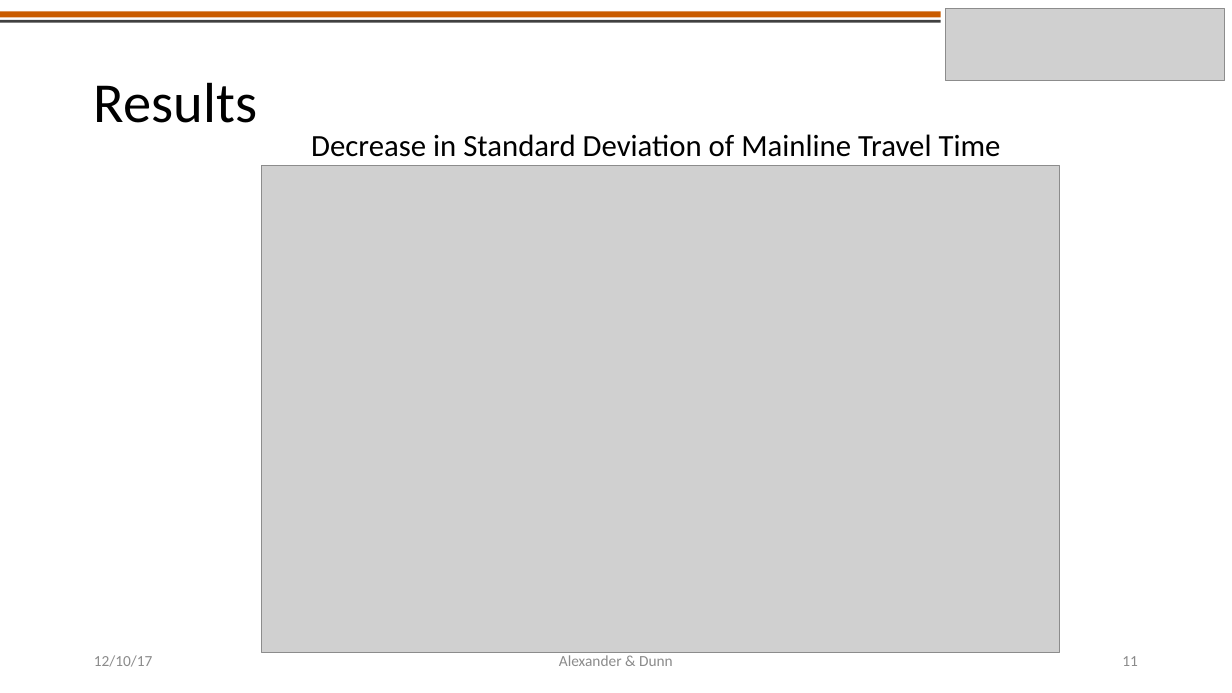
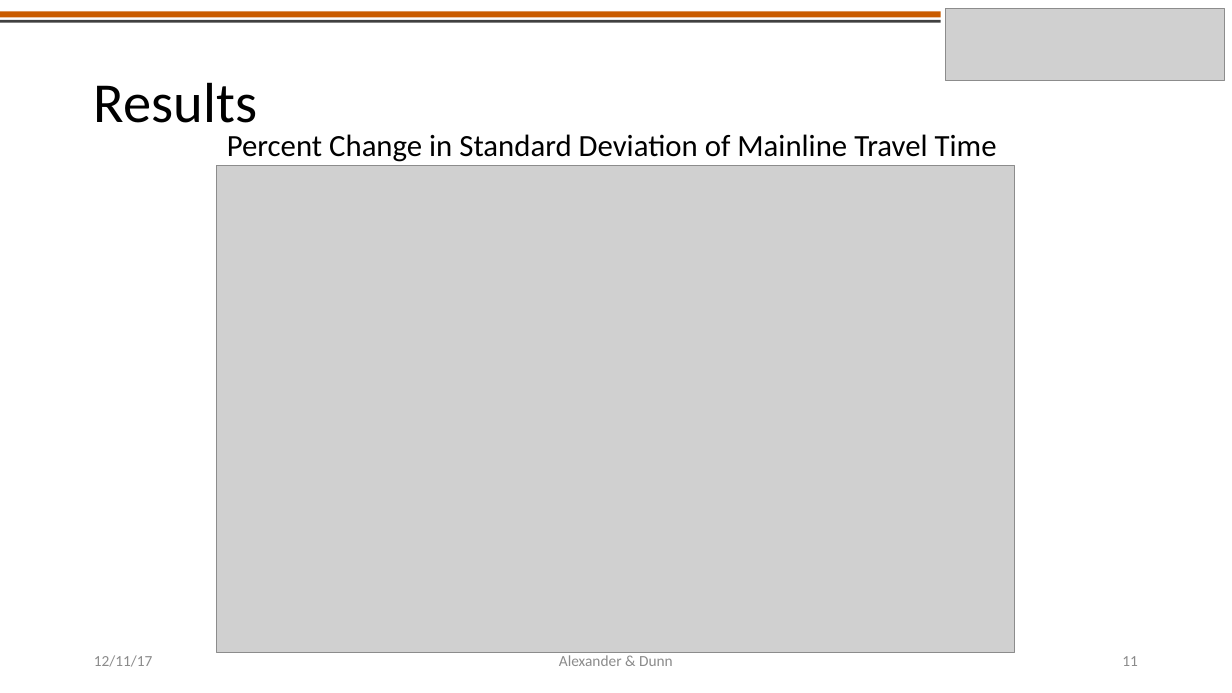
Before and after one commit to americalexander/mrFinishLine, a slide deck: slide 11 of CE391F_project_presentation_alexander_dunn.pptx. Drawn at 1232x693 pixels with LibreOffice and Linux fonts; fonts in the diff are those of the drawing; grey boxes stand for pictures. Boxes give left, top, right and bottom in pixels: in the first picture for what was removed or moved away, otherwise in the second. Text is boxed around its words. In the diff, an @@ line names an element or a change of style, - is before the commit and + after.

Commit message:
final edits to presentation

```diff
--- a/CE391F_project_presentation_alexander_dunn.pptx
+++ b/CE391F_project_presentation_alexander_dunn.pptx
@@ text at bbox=[227, 134, 997, 162]: text changed @@
-Decrease in Standard Deviation of Mainline Travel Time
+Percent Change in Standard Deviation of Mainline Travel Time
@@ picture: place and size @@
-picture at bbox=[262, 165, 1060, 653]
+picture at bbox=[217, 165, 1016, 653]
@@ text at bbox=[94, 655, 153, 667]: text changed @@
-12/10/17
+12/11/17
```
Also in this commit, not shown: 11 other slides changed.
